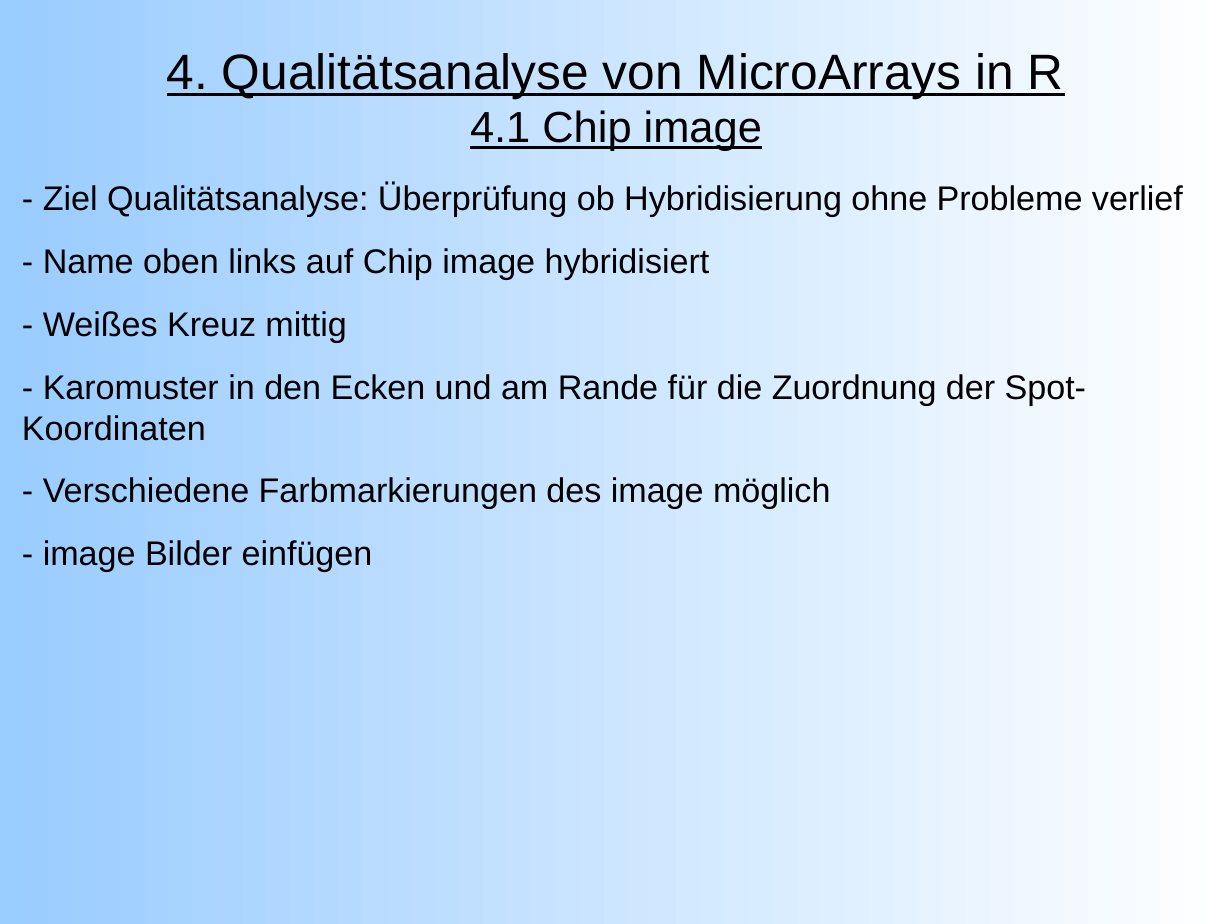
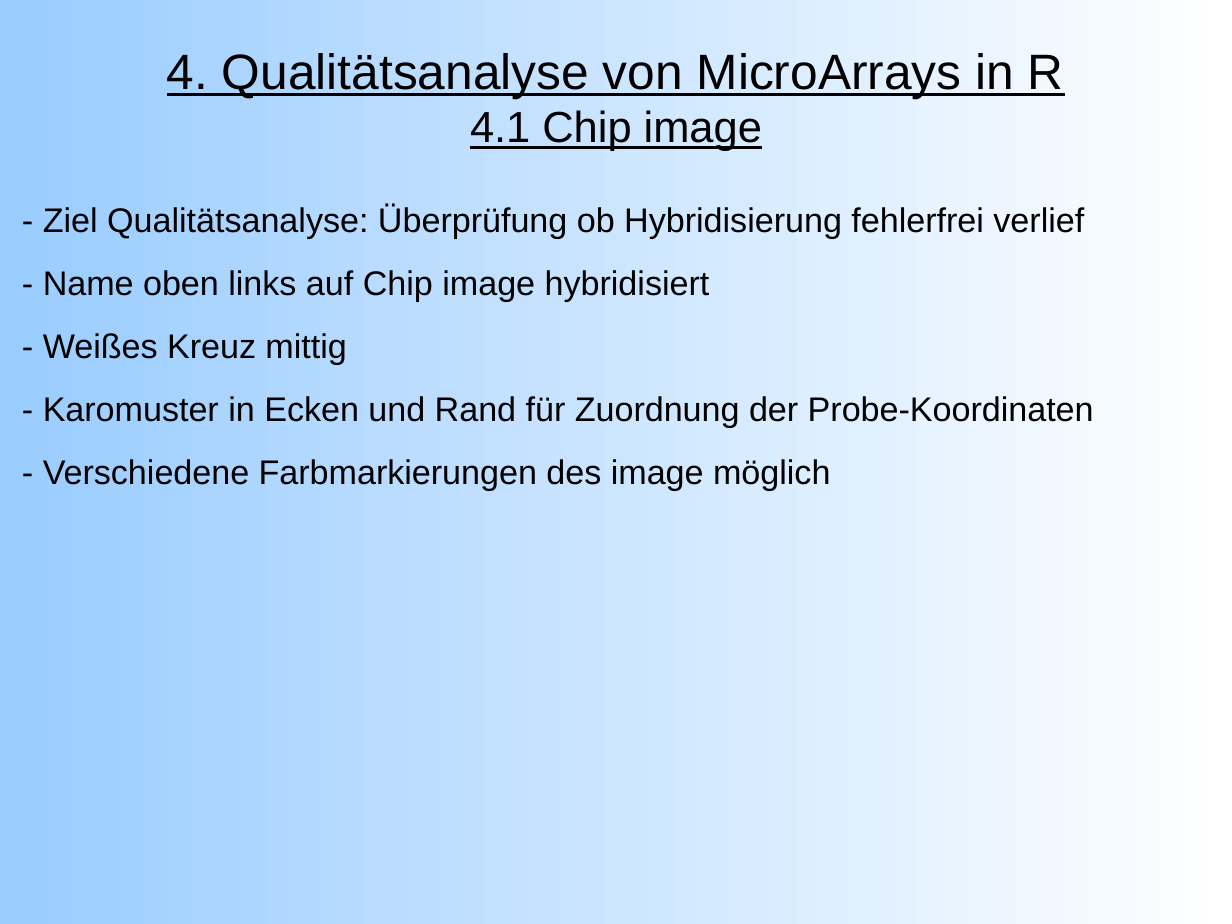
Before and after one commit to emmkey/GenEx, a slide deck: slide 10 of W1 Praesentation.odp. Drawn at 1232x924 pixels with LibreOffice and Linux fonts; fonts in the diff are those of the drawing. Boxes give left, top, right and bottom in pixels: in the first picture for what was removed or moved away, otherwise in the second. Text is boxed around its words. In the diff, an @@ line names an element or a change of style, - is before the commit and + after.

```diff
--- a/W1 Praesentation.odp
+++ b/W1 Praesentation.odp
@@ text "- Ziel Qualitätsanalyse: Überprüfung ob ...": place and size @@
-text "- Ziel Qualitätsanalyse: Überprüfung ob ..." at bbox=[22, 182, 1183, 572]
+text "- Ziel Qualitätsanalyse: Überprüfung ob ..." at bbox=[43, 204, 1094, 490]
@@ text at bbox=[43, 204, 1084, 238]: text changed @@
-- Ziel Qualitätsanalyse: Überprüfung ob Hybridisierung ohne Probleme verlief
+- Ziel Qualitätsanalyse: Überprüfung ob Hybridisierung fehlerfrei verlief
@@ text at bbox=[43, 396, 1094, 427]: text changed @@
-- Karomuster in den Ecken und am Rande für die Zuordnung der Spot-Koordinaten
+- Karomuster in Ecken und Rand für Zuordnung der Probe-Koordinaten
@@ text at bbox=[43, 540, 373, 572]: paragraph removed @@
-- image Bilder einfügen
```
Also in this commit, not shown: 10 other slides changed, 1 slide added, 1 other file.
